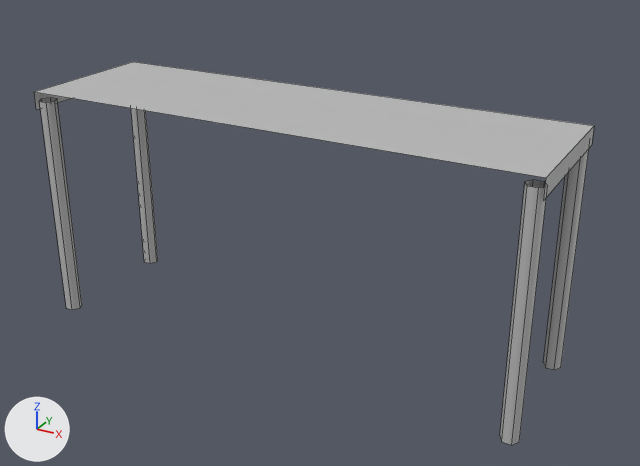
Renders of the FBX model GeneralMayaProject2018/scenes/Assets/SOD_Table_Asset.fbx from each side of a commit.
Before and after are seen from a 50 mm lens placed at (1.399, -2.387, 1.605), pointed at (0.055, 0.057, 0.383). Every picture has the same lights, and +X, +Y and +Z are marked at lower left. Mesh edges are drawn as thin lines. Where no turn or scale is listed for an object, it has been applied to the vertices.

The first picture shows 'SOD_Table_Asset'.
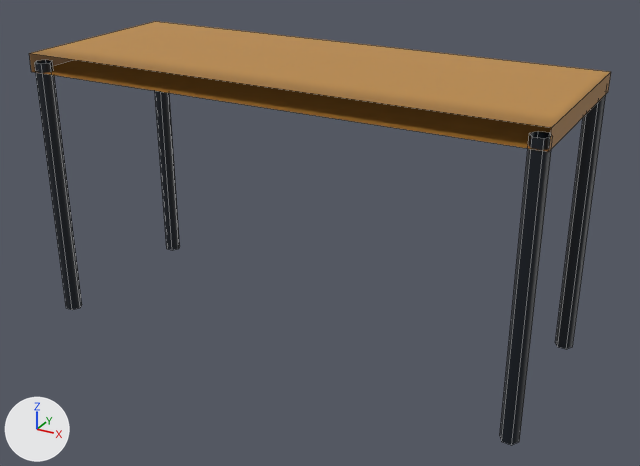
Commit message: Assets Changed Table

What differs and where, as boxes [x1, y1, x2, y2] in the pictures (640 x 466 px; the box of a moved part takes in the faces that stretch with it):
'SOD_Table_Asset', surface changed, reshaped (grey to black, 11% taller): before [34, 62, 594, 445]; after [29, 21, 611, 445]
part 1 of me_mesh, moved or reshaped: before [131, 108, 158, 263]; after [155, 91, 180, 250]
part 2 of me_mesh, moved or reshaped: before [543, 149, 589, 370]; after [555, 95, 606, 349]
part 3 of me_mesh, deleted: before [34, 62, 594, 200]
part 4 of me_mesh, moved or reshaped: before [40, 98, 546, 445]; after [29, 21, 611, 445]

Diff of the bpy script that builds the scene:
```diff
--- a/GeneralMayaProject2018/scenes/Assets/SOD_Table_Asset.fbx.py
+++ b/GeneralMayaProject2018/scenes/Assets/SOD_Table_Asset.fbx.py
@@ img_sod_table_colour_png @@
+img_sod_table_colour_png = load_image('SOD_Table_Colour.png', '../../sourceimages/Textures/SOD_Table_Colour.png', 256, 256, 'sRGB')
@@ mat_lambert1 @@
 mat_lambert1 = principled_material('lambert1')
-mat_lambert1.base_color = (0.5, 0.5, 0.5)  # grey #bcbcbc
+mat_lambert1.texture = img_sod_table_colour_png  # with its transparency
@@ me_mesh @@
 # used by ob_sod_table_asset; location = (0.0, 0.0, 0.0)
-me_mesh.from_pydata(...)  # 56 vertices, 28 faces; spans x -0.88..0.88, y -0.26..0.26, z 0.0..0.83
+me_mesh.from_pydata(...)  # 56 vertices, 29 faces; spans x -0.88..0.88, y -0.26..0.41, z 0.0..0.96
+# me_mesh part 1: the loose piece of 12 vertices spanning x -0.88..-0.82, y 0.2..0.26, z 0.0..0.8 is scaled about its middle by (1, 1, 1.16), then moved by (0.0, 0.15, 0.07)
+# me_mesh part 2: the loose piece of 12 vertices spanning x 0.82..0.88, y 0.2..0.26, z 0.0..0.8 is scaled about its middle by (1, 1, 1.16), then moved by (0.0, 0.15, 0.07)
+# me_mesh part 3: the loose piece of 8 vertices spanning x -0.88..0.88, y -0.26..0.26, z 0.77..0.83 is deleted
+# me_mesh part 4
+# 12 vertices are removed from x -0.88..0.88, y -0.26..-0.2, z 0.8
+# 12 faces are deleted
+# 8 vertices are added at x -0.88..0.88, y -0.26..0.41, z 0.9..0.96
+# 12 new vertices lie (0.0, 0.0, 0.93) away from vertices in x -0.88..0.88, y -0.26..-0.2, z 0.0
+# 17 new faces join them
 me_mesh.materials.append(mat_lambert1)
```
